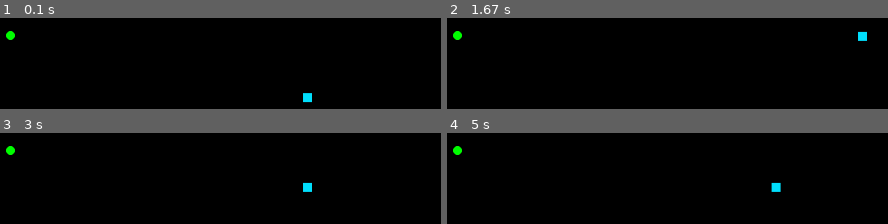
Above: before the commit, frames 1-4 (two rows, left to right).
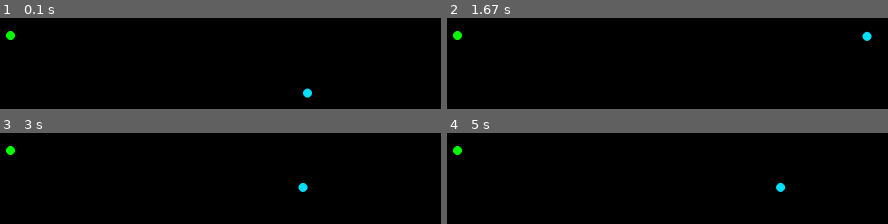
Above: after the commit, the same moments.

Repository: Tijan-cyber/snake_game
Game: pygame game, started from pygame_snejk.py
The game is run twice, just before and just after one commit, with the same random seed, the same clock (stepped at 60 frames per second) and the same inputs.
Inputs:
- Up to frame 1 (0.1 s): no input
- Up to frame 2 (1.67 s): hold D 0.33-0.8 s; hold W 0.83-1.13 s; hold D 1.17-1.63 s
- Up to frame 3 (3 s): hold A 1.67-2.2 s; hold S 2.23-2.53 s; hold A 2.57-2.97 s
- Up to frame 4 (5 s): hold W 3-3.37 s; hold D 3.4-4.03 s; hold S 4.07-4.43 s; hold A 4.47-4.93 s; hold D from 4.97 s (still down)

The runs differ from the first frame. In frame 1, 0.3% of the frame differs, in the area x 68-71%, y 76-94%; in frame 2, 0.2%; in frame 3, 0.2%; in frame 4, 0.3%.

Commit message:
konc 12.2.2026

Diff:
--- a/pygame_snejk.py
+++ b/pygame_snejk.py
@@ -173,23 +173,10 @@
 
 			pygame.draw.circle(screen, (0, 255, 0), (self.hrana[0], self.hrana[1]), 10)
 			# rectangle size
-			circle_center = self.hrana
-			rect_width = 20
-			rect_height = 20
-			rect_left = self.pozicije[0][0]
-			rect_top = self.pozicije[0][1]
-			rect_right = rect_left + rect_width
-			rect_bottom = rect_top + rect_height
-
-			# closest point on rect to circle
-			closest_x = max(rect_left, min(circle_center[0], rect_right))
-			closest_y = max(rect_top, min(circle_center[1], rect_bottom))
-
-			# distance squared
-			dx = circle_center[0] - closest_x
-			dy = circle_center[1] - closest_y
-
-			if dx*dx + dy*dy <= 10*10:
+			dx = self.pozicije[0][0] - self.hrana[0]
+			dy = self.pozicije[0][1] - self.hrana[1]
+
+			if dx*dx + dy*dy <= (10 + 10)**2:
 				self.podaljsevanje()
 				self.nova_hrana()
 			else:
@@ -198,10 +185,19 @@
 				x = i[0]
 				y = i[1]
 				try:
-					#if self.pozicije.index(i) == 0:
-						#pygame.draw.circle(screen, (0,225,255), (x,y+10), 10)  #SMER POMEMBNA
-					#else:
-					pygame.draw.rect(screen, (0,225,255), (x,y,20,20))
+					if self.pozicije.index(i) == 0:
+						if self.smer == "levo":
+							pygame.draw.circle(screen, (0,225,255), (x,y+10), 10)  #SMER POMEMBNA
+						elif self.smer == "desno":
+							pygame.draw.circle(screen, (0,225,255), (x+20,y+10), 10)  #SMER POMEMBNA
+						elif self.smer == "gor":
+							pygame.draw.circle(screen, (0,225,255), (x+10,y), 10)  #SMER POMEMBNA
+
+						elif self.smer == "dol":
+							pygame.draw.circle(screen, (0,225,255), (x+10,y+20), 10)  #SMER POMEMBNA
+
+					else:
+						pygame.draw.rect(screen, (0,225,255), (x,y,20,20))
 				except Exception as e:
 					self.znotraj = False
 
